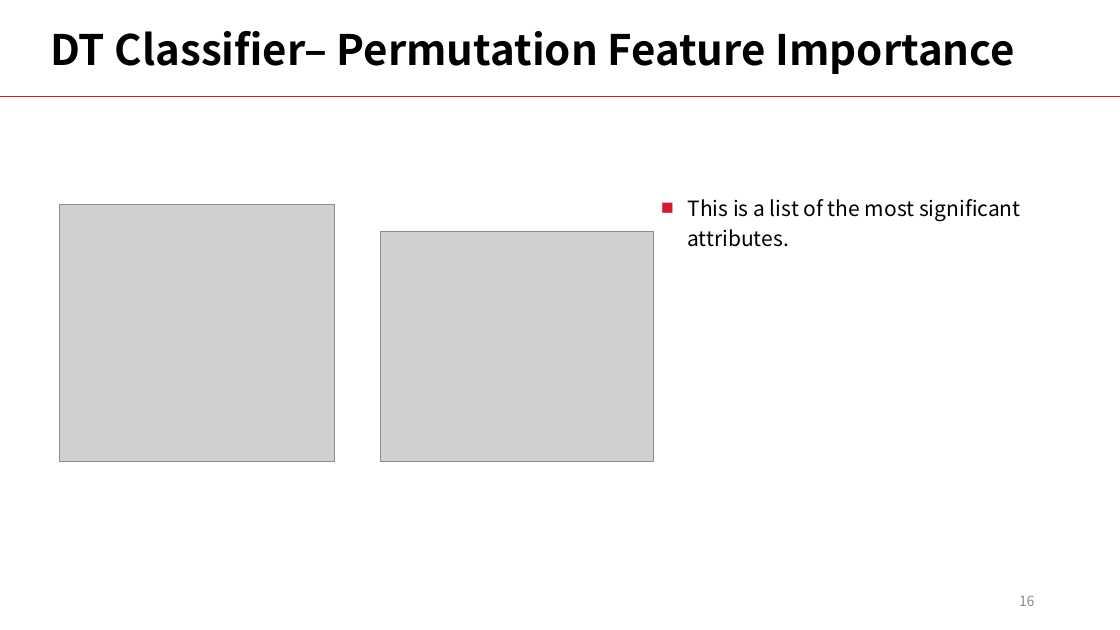
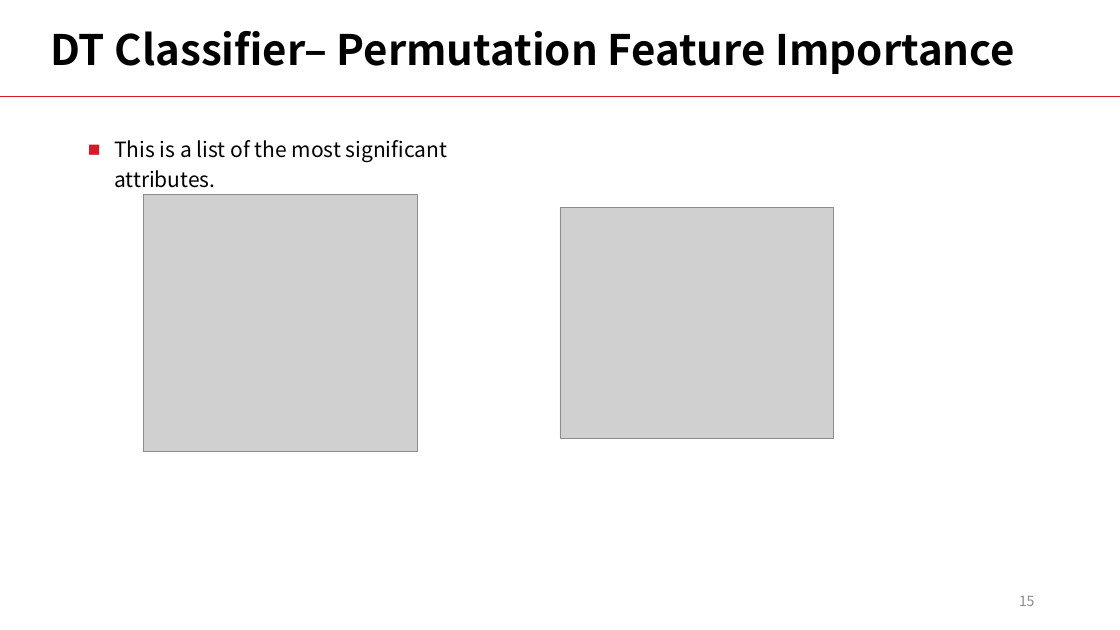
Before and after one commit to LiyangSong/Advertisement-CTR-Prediction, a slide deck: slide 15 of submissions/phase3/stepvi.pptx (slide 16 before the commit). Drawn at 1120x630 pixels with LibreOffice and Linux fonts; fonts in the diff are those of the drawing; grey boxes stand for pictures. Boxes give left, top, right and bottom in pixels: in the first picture for what was removed or moved away, otherwise in the second. Text is boxed around its words. In the diff, an @@ line names an element or a change of style, - is before the commit and + after.

```diff
--- a/submissions/phase3/stepvi.pptx
+++ b/submissions/phase3/stepvi.pptx
@@ text "This is a list of ...": place and size @@
-text "This is a list of ..." at [688, 199, 1021, 247]
+text "This is a list of ..." at [114, 140, 448, 188]
@@ picture: place and size @@
-picture at [60, 204, 334, 461]
+picture at [143, 194, 417, 451]
@@ picture: place and size @@
-picture at [380, 231, 653, 461]
+picture at [560, 208, 833, 438]
```
Also in this commit, not shown: 17 other slides changed, 4 slides removed.
